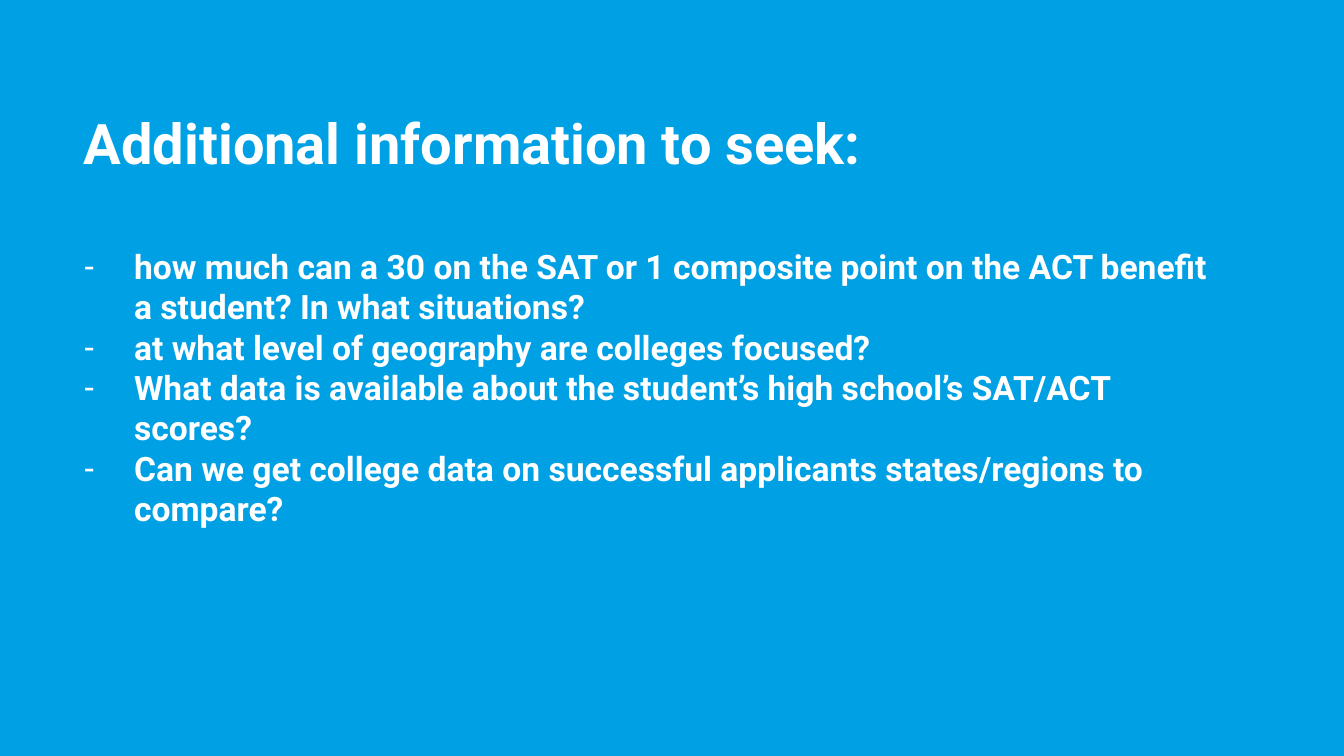
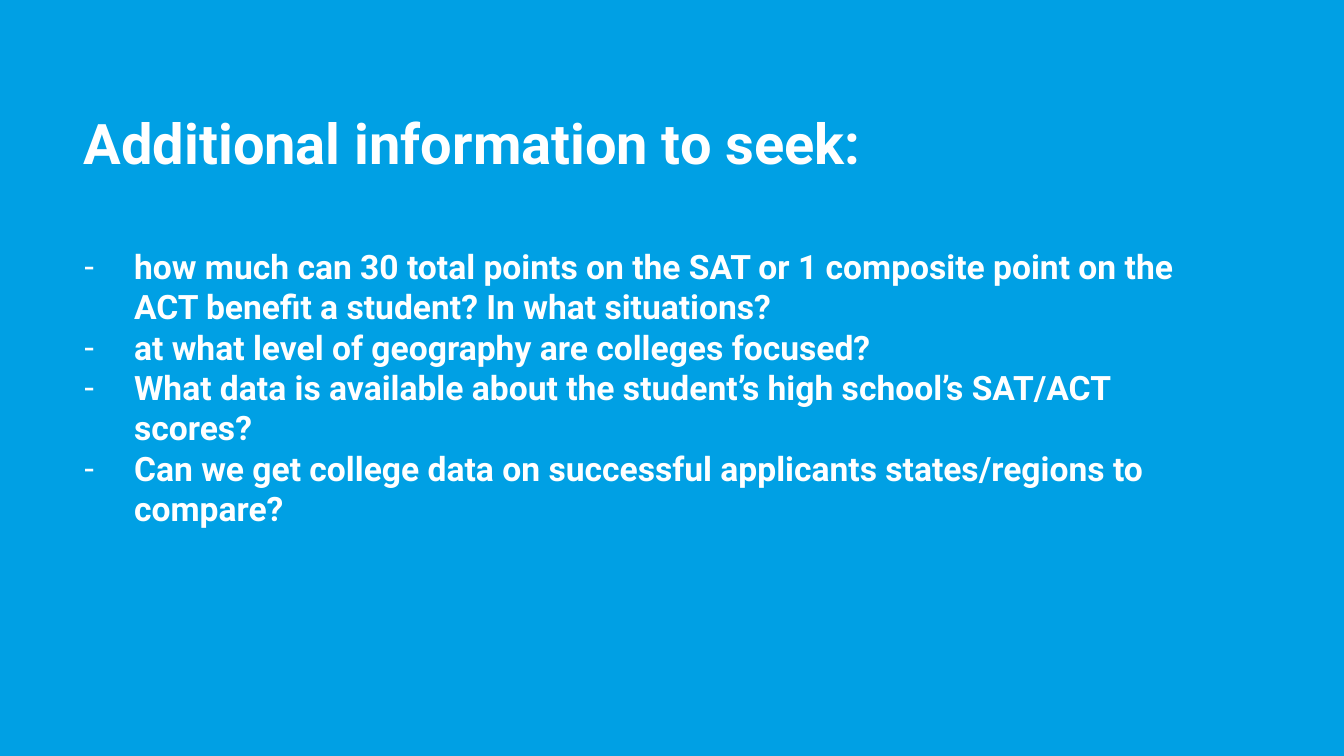
Before and after one commit to lmdunn/actsat, a slide deck: slide 9 of Loren Dunn DSIR Project 1.pptx. Drawn at 1344x756 pixels with LibreOffice and Linux fonts; fonts in the diff are those of the drawing. Boxes give left, top, right and bottom in pixels: in the first picture for what was removed or moved away, otherwise in the second. Text is boxed around its words. In the diff, an @@ line names an element or a change of style, - is before the commit and + after.

```diff
--- a/Loren Dunn DSIR Project 1.pptx
+++ b/Loren Dunn DSIR Project 1.pptx
@@ text at (134, 253, 1173, 320): text changed @@
-– how much can a 30 on the SAT or 1 composite point on the ACT benefit a student? In what situations?
+– how much can 30 total points on the SAT or 1 composite point on the ACT benefit a student? In what situations?
```
Also in this commit, not shown: 3 other slides changed, 5 other files.
